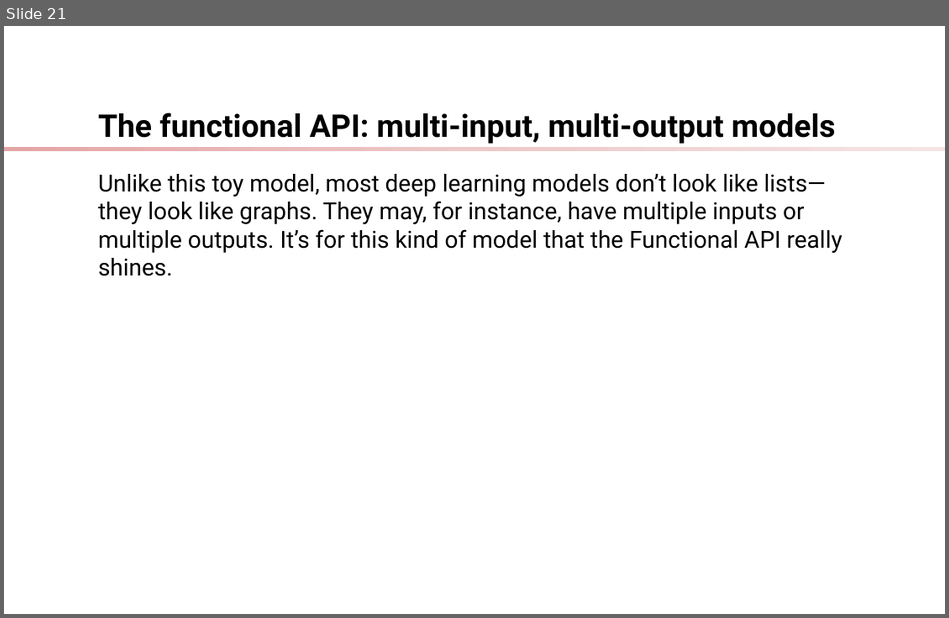
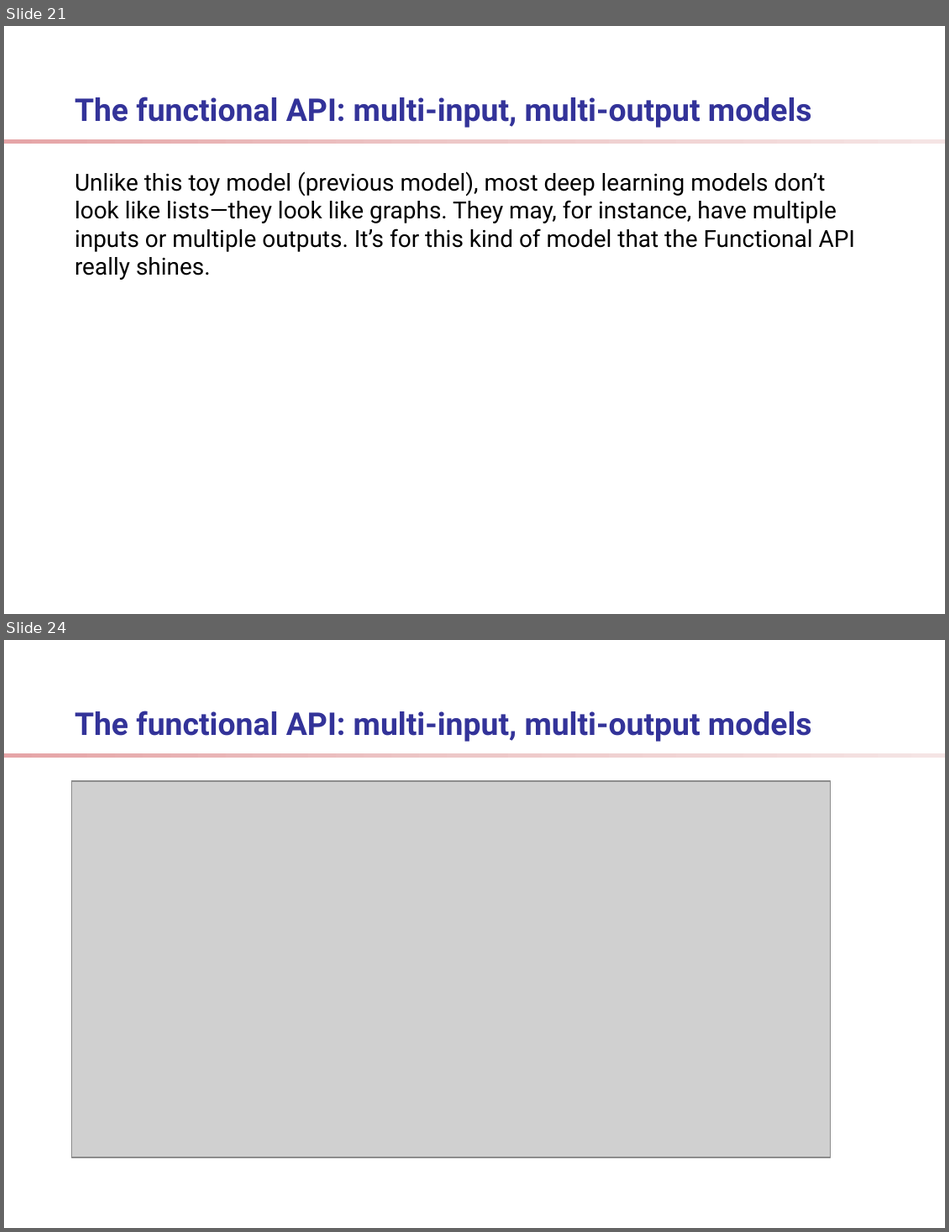
Before and after one commit to ShelpAm/learn-deep-learning, a slide deck: docs/presentation.odp. Shown one above the other, each under a label of ours: slide 21 before the commit, slides 21 and 24 after it; the slides between them are not shown. The pictures are 949x618 and 949x1232 pixels, drawn with LibreOffice and Linux fonts; fonts in the diff are those of the drawing; grey boxes stand for pictures; background and template pictures are left out. Boxes give left, top, right and bottom in pixels: in the first picture for what was removed or moved away, otherwise in the second. Text is boxed around its words. In the diff, an @@ line names an element or a change of style, - is before the commit and + after.

```diff
--- a/docs/presentation.odp
+++ b/docs/presentation.odp
@@ slide 24 added at (4,640,945,1228), background #FFFFFF; not listed: 1 template element that a slide beside it also shows @@
@@ title added at (75,711,812,742), 24 pt, text #333399, bold @@
+The functional API: multi-input, multi-output models
@@ picture added at (72,781,830,1157) @@
@@ slide 21 changed as well @@
@@ title "The functional API: multi-input, multi-output ...": place and size @@
-title "The functional API: multi-input, multi-output ..." at (98,113,836,144)
+title "The functional API: multi-input, multi-output ..." at (75,97,812,128)
@@ title "The functional API: multi-input, multi-output ..." at (75,97,812,128): text colour #000000 to #333399 @@
@@ rectangle: place and size @@
-rectangle at (4,147,945,151)
+rectangle at (4,140,945,144)
@@ text at (75,171,855,280): text changed @@
-Unlike this toy model, most deep learning models don’t look like lists—they look like graphs. They may, for instance, have multiple inputs or multiple outputs. It’s for this kind of model that the Functional API really shines.
+Unlike this toy model (previous model), most deep learning models don’t look like lists—they look like graphs. They may, for instance, have multiple inputs or multiple outputs. It’s for this kind of model that the Functional API really shines.
```
Also in this commit, not shown: 19 other slides changed, 5 other slides added, 5 other files.
